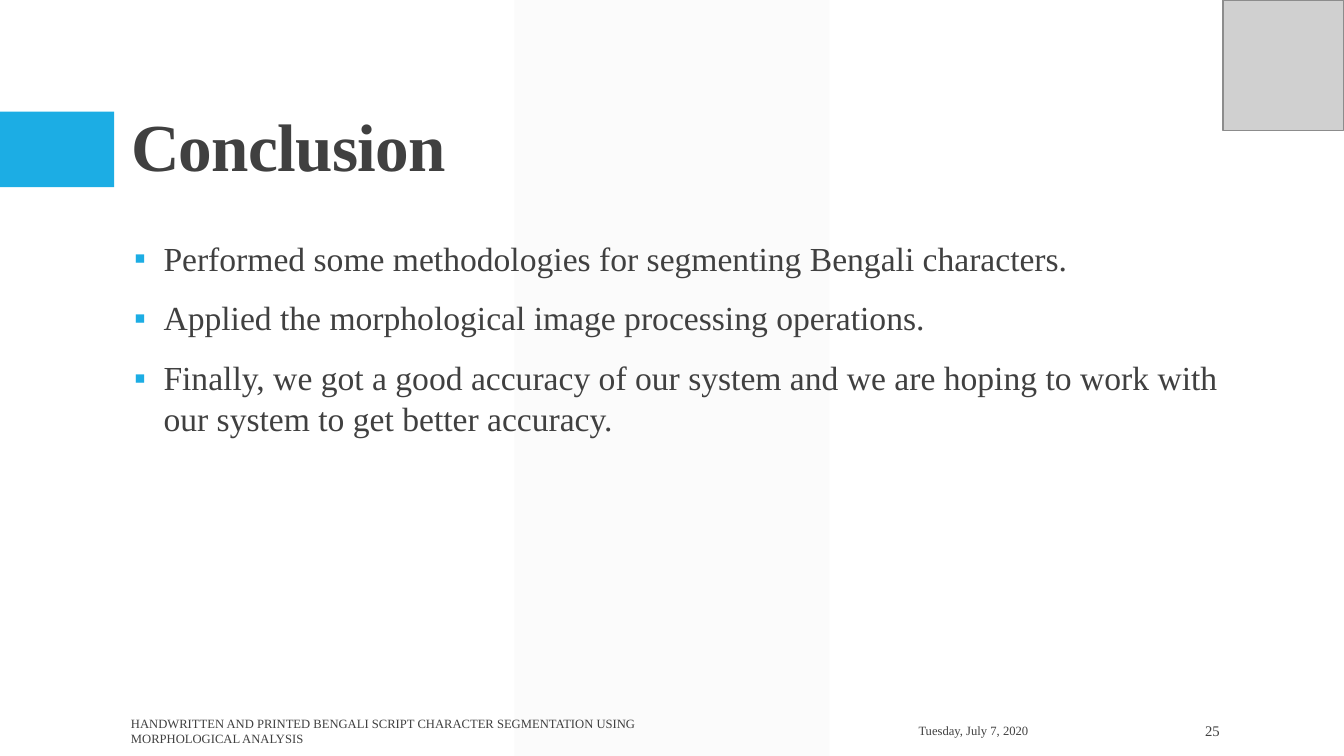
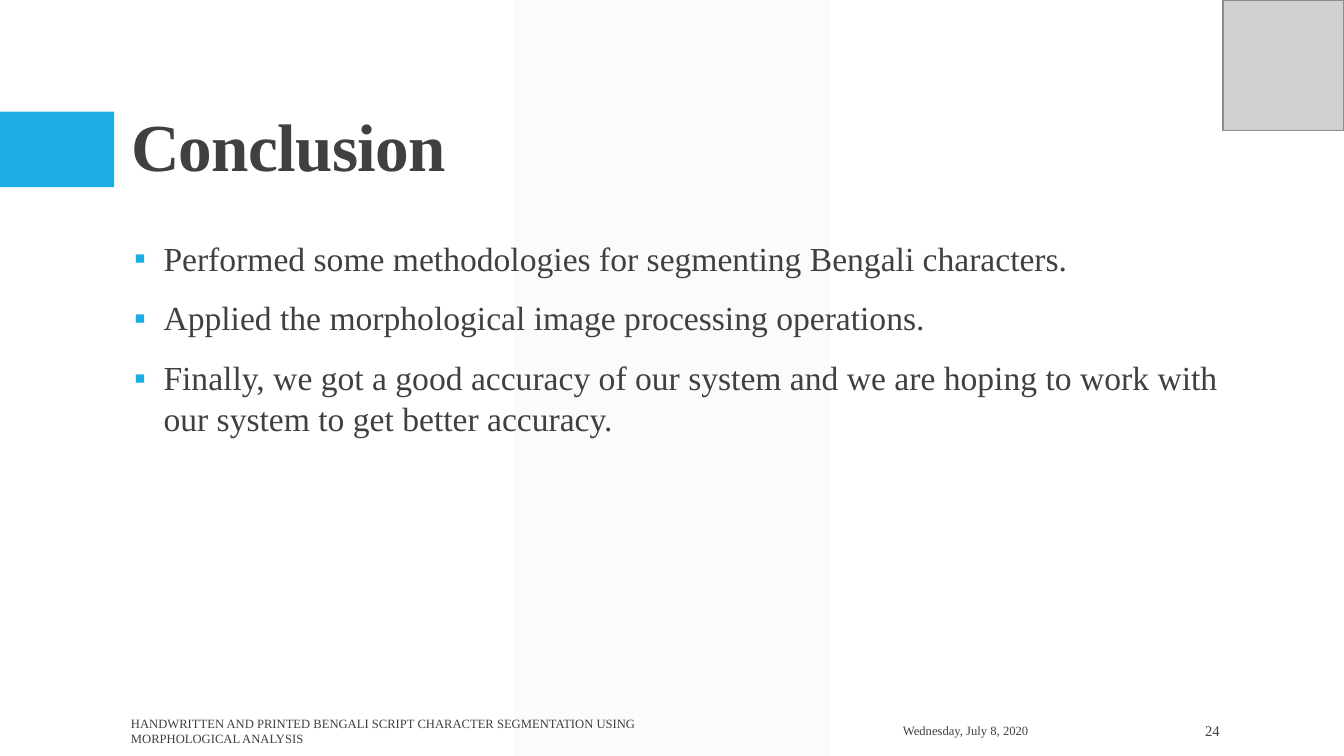
Before and after one commit to Arik096/project, a slide deck: slide 24 of book/puja.pptx (slide 25 before the commit). Drawn at 1344x756 pixels with LibreOffice and Linux fonts; fonts in the diff are those of the drawing; grey boxes stand for pictures. Boxes give left, top, right and bottom in pixels: in the first picture for what was removed or moved away, otherwise in the second. Text is boxed around its words. In the diff, an @@ line names an element or a change of style, - is before the commit and + after.

```diff
--- a/book/puja.pptx
+++ b/book/puja.pptx
@@ text at (903,726,1028,738): text changed @@
-Tuesday, July 7, 2020
+Wednesday, July 8, 2020
@@ page number at (1205,726,1220,736): text changed @@
-25
+24
```
Also in this commit, not shown: 26 other slides changed.
